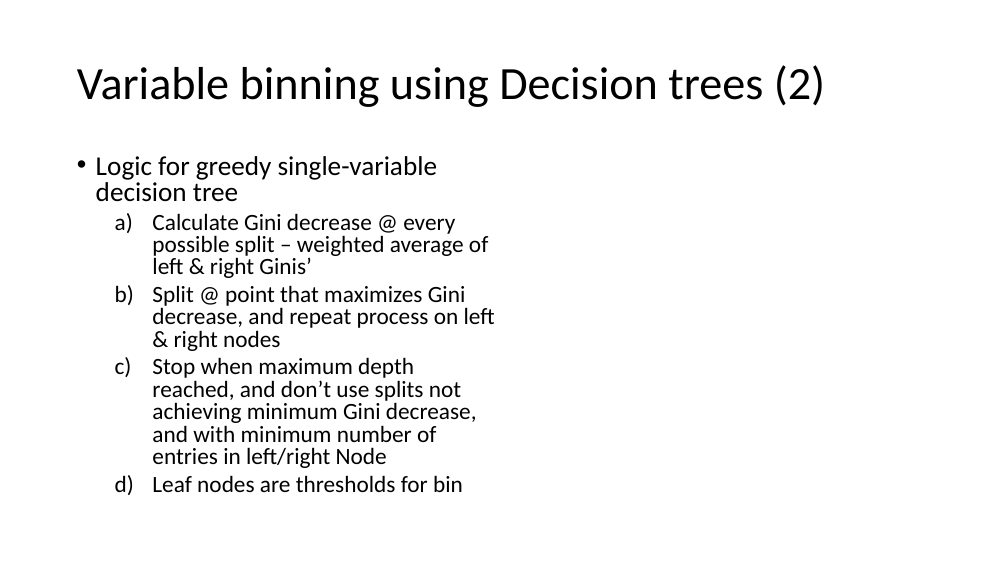
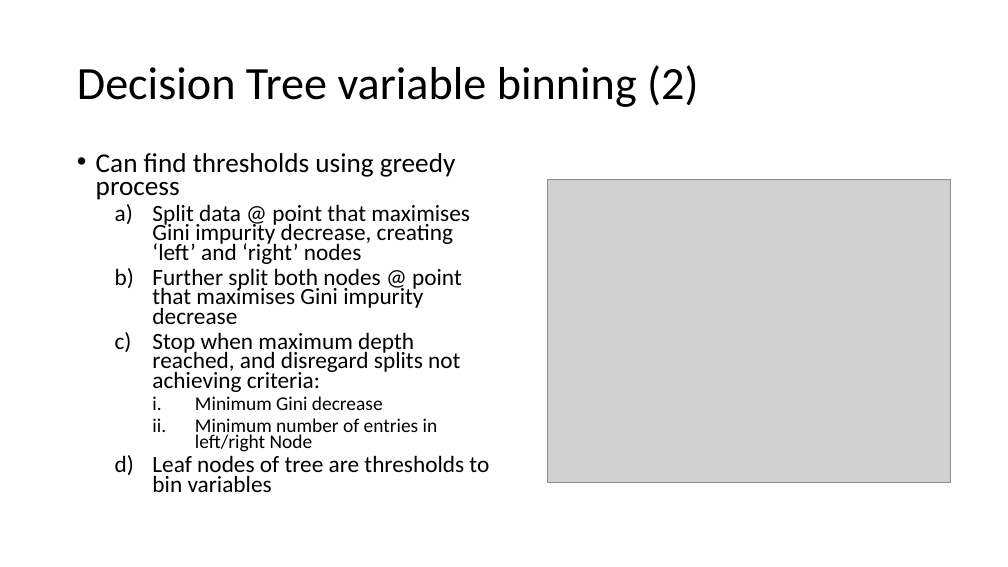
Before and after one commit to oli5679/WeightOfEvidenceDemo, a slide deck: slide 8 of Presentation.pptx. Drawn at 1008x567 pixels with LibreOffice and Linux fonts; fonts in the diff are those of the drawing; grey boxes stand for pictures. Boxes give left, top, right and bottom in pixels: in the first picture for what was removed or moved away, otherwise in the second. Text is boxed around its words. In the diff, an @@ line names an element or a change of style, - is before the commit and + after.

Commit message:
presentation

```diff
--- a/Presentation.pptx
+++ b/Presentation.pptx
@@ title at box(77, 65, 698, 107): text changed @@
-Variable binning using Decision trees (2)
+Decision Tree variable binning (2)
@@ text at box(96, 153, 489, 492): text changed @@
-• Logic for greedy single-variable decision tree
-  a) Calculate Gini decrease @ every possible split – weighted average of left & right Ginis’
-  b) Split @ point that maximizes Gini decrease, and repeat process on left & right nodes
-  c) Stop when maximum depth reached, and don’t use splits not achieving minimum Gini decrease, and with minimum number of entries in left/right Node
-  d) Leaf nodes are thresholds for bin
+• Can find thresholds using greedy process
+  a) Split data @ point that maximises Gini impurity decrease, creating ‘left’ and ‘right’ nodes
+  b) Further split both nodes @ point that maximises Gini impurity decrease
+  c) Stop when maximum depth reached, and disregard splits not achieving criteria:
+    i. Minimum Gini decrease
+    ii. Minimum number of entries in left/right Node
+  d) Leaf nodes of tree are thresholds to bin variables
@@ picture added at box(547, 180, 951, 482) @@
```
Also in this commit, not shown: 4 other slides changed.
